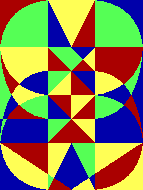
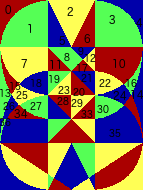
Layered file, before and after one edit (143x190). Changes by layer:
showed "36" over (0, 118, 11, 126)
showed "35" over (109, 129, 121, 137)
showed "34" over (14, 109, 28, 118)
showed "33" over (81, 110, 93, 118)
showed "30" over (97, 105, 109, 113)
showed "29" over (71, 99, 83, 107)
showed "28" over (57, 97, 69, 105)
showed "27" over (30, 102, 42, 110)
showed "26" over (3, 102, 15, 110)
showed "25" over (16, 91, 28, 99)
showed "24" over (113, 91, 127, 100)
showed "23" over (58, 86, 70, 94)
showed "22" over (99, 79, 111, 87)
showed "20" over (73, 88, 85, 96)
showed "19" over (49, 75, 60, 83)
showed "18" over (31, 79, 42, 87)
showed "17" over (77, 64, 88, 72)
showed "16" over (126, 79, 137, 87)
showed "15" over (10, 82, 21, 90)
showed "14" over (131, 90, 143, 99)
showed "13" over (0, 89, 11, 97)
showed "12" over (85, 54, 96, 62)
showed "10" over (113, 59, 126, 68)
showed "11" over (50, 60, 60, 69)
…and 11 more changes (11 visibility)
